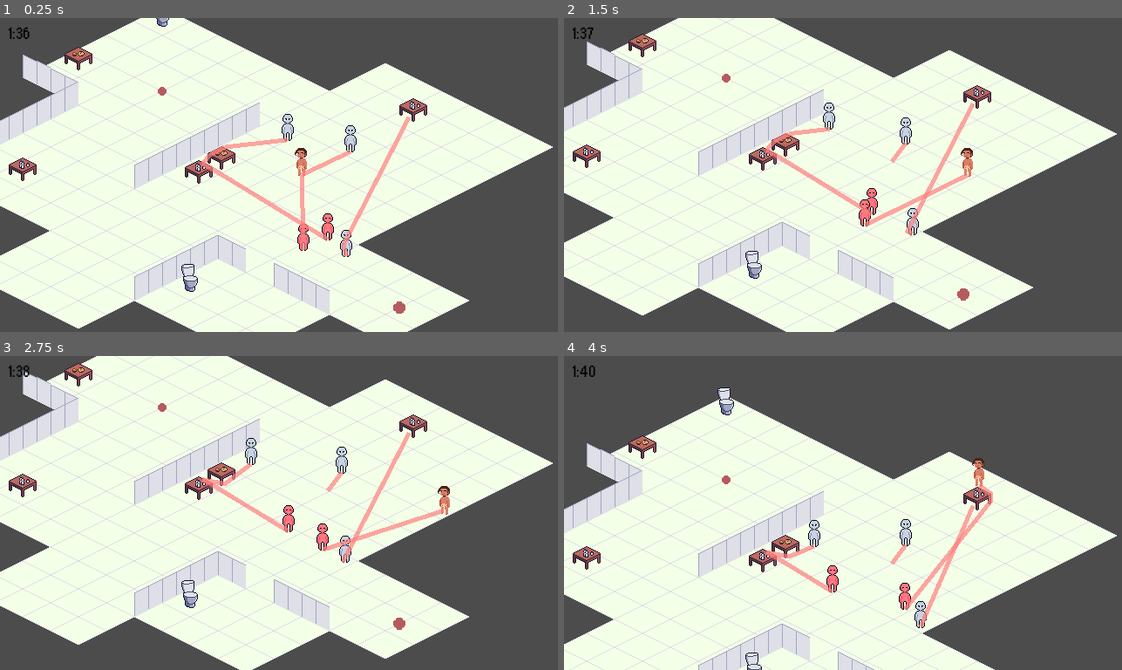
Above: before the commit, frames 1-4 (two rows, left to right).
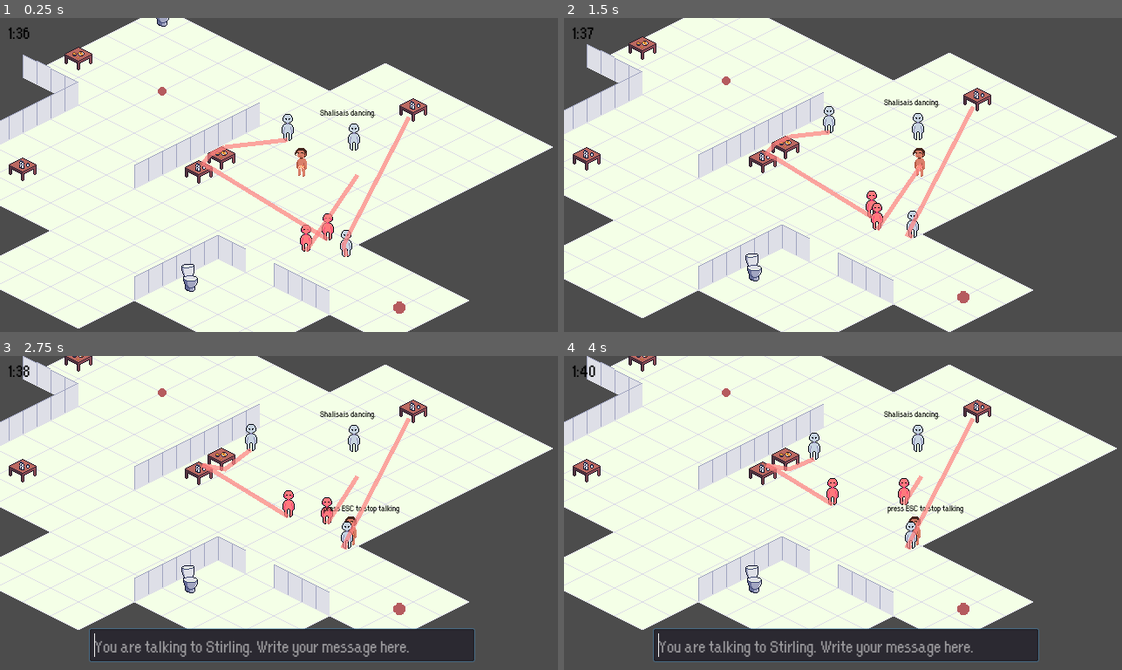
Above: after the commit, the same moments.

Repository: Boffl/language-game-prototype
Game: Godot game, scene res://Party.tscn
Two runs of this game, one before a commit and one after it. Both use one fixed random seed, a clock stepped at 60 frames per second and the inputs below.
Inputs:
- Up to frame 1 (0.25 s): no input
- Up to frame 2 (1.5 s): tap Enter (ui_accept) at 0.5, 0.77 s; hold Right (ui_right) 0.53-1.28 s; hold Down (ui_down) from 1.28 s (still down)
- Up to frame 3 (2.75 s): tap Enter (ui_accept) at 1.52 s; tap Space at 2 s; release Down (ui_down) at 2.03 s; hold Right (ui_right) from 2.03 s (still down)
- Up to frame 4 (4 s): release Right (ui_right) at 2.78 s; hold Up (ui_up) 2.78-3.53 s; tap Enter (ui_accept) at 3.02, 3.77 s; hold Left (ui_left) from 3.53 s (still down)

The runs differ from the first frame. In frame 1, 0.9% of the frame differs, in the area x 53-68%, y 29-75%; in frame 2, 13%; in frame 3, 32%; in frame 4, 56%, in the area x 0-100%, y 0-100%.

Commit message:
added dancefloor, changed main menu, removed old pathfinding

Diff:
--- a/ChatBox/ChatBox.gd
+++ b/ChatBox/ChatBox.gd
@@ -15,13 +15,14 @@
 var color
 var answer
 var prompt
-var player_name = "Nikolaj"
+var player_name = GlobalSettings.player_name
 
 
 signal request_finished
 
 var url = "https://api.openai.com/v1/completions"
-var gpt3_key = OS.get_environment("API_KEY")
+#var gpt3_key = OS.get_environment("API_KEY")
+var gpt3_key = GlobalSettings.api_key
 var api_key_request = "Authorization: Bearer " + gpt3_key
 var parameters
 var gpt3_prompt
--- a/MainMenu/MainMenu.gd
+++ b/MainMenu/MainMenu.gd
@@ -28,4 +28,14 @@
 
 func _on_StartButton_pressed():
 	# starts Party scene
+	print("Start Party")
 	get_tree().change_scene("res://Party.tscn")
+
+
+func _on_Name_text_changed(new_text):
+	GlobalSettings.player_name = new_text
+
+
+
+func _on_APIKey_text_changed(new_text):
+	GlobalSettings.api_key = new_text
--- a/MainMenu/MainMenu.tscn
+++ b/MainMenu/MainMenu.tscn
@@ -15,6 +15,10 @@
 size = 22
 font_data = ExtResource( 1 )
 
+[sub_resource type="DynamicFont" id=4]
+size = 22
+font_data = ExtResource( 1 )
+
 [node name="MainMenu" type="Control"]
 margin_right = 40.0
 margin_bottom = 40.0
@@ -27,9 +31,9 @@
 
 [node name="TitleText" type="Label" parent="."]
 margin_left = 206.0
-margin_top = 57.0
+margin_top = 1.0
 margin_right = 434.0
-margin_bottom = 111.0
+margin_bottom = 55.0
 custom_fonts/font = SubResource( 1 )
 text = "Party Simulator"
 
@@ -39,9 +43,9 @@
 
 [node name="VBoxContainer" type="VBoxContainer" parent="CenterContainer"]
 margin_left = 246.0
-margin_top = 117.0
+margin_top = 59.0
 margin_right = 393.0
-margin_bottom = 243.0
+margin_bottom = 301.0
 
 [node name="StartButton" type="Button" parent="CenterContainer/VBoxContainer"]
 margin_right = 147.0
@@ -73,10 +77,34 @@
 value = 1.0
 ticks_on_borders = true
 
-[node name="Name" type="LineEdit" parent="CenterContainer/VBoxContainer"]
+[node name="Name2" type="Label" parent="CenterContainer/VBoxContainer"]
 margin_top = 102.0
 margin_right = 147.0
-margin_bottom = 126.0
+margin_bottom = 129.0
+custom_fonts/font = SubResource( 3 )
+text = "Name:"
+
+[node name="Name" type="LineEdit" parent="CenterContainer/VBoxContainer"]
+margin_top = 133.0
+margin_right = 147.0
+margin_bottom = 170.0
+custom_fonts/font = SubResource( 4 )
+text = "Nikolaj"
+
+[node name="APILabel" type="Label" parent="CenterContainer/VBoxContainer"]
+margin_top = 174.0
+margin_right = 147.0
+margin_bottom = 201.0
+custom_fonts/font = SubResource( 3 )
+text = "Enter your API-key:"
+
+[node name="APIKey" type="LineEdit" parent="CenterContainer/VBoxContainer"]
+margin_top = 205.0
+margin_right = 147.0
+margin_bottom = 242.0
+custom_fonts/font = SubResource( 4 )
 
 [connection signal="pressed" from="CenterContainer/VBoxContainer/StartButton" to="." method="_on_StartButton_pressed"]
 [connection signal="value_changed" from="CenterContainer/VBoxContainer/CenterContainer/VBoxContainer/GuestSlider" to="." method="_on_GuestSlider_value_changed"]
+[connection signal="text_changed" from="CenterContainer/VBoxContainer/Name" to="." method="_on_Name_text_changed"]
+[connection signal="text_changed" from="CenterContainer/VBoxContainer/APIKey" to="." method="_on_APIKey_text_changed"]
--- a/MainMenu/global_settings.gd
+++ b/MainMenu/global_settings.gd
@@ -7,3 +7,4 @@
 
 var nr_of_guests = 5
 var player_name = "Nikolaj"
+var api_key = ""
--- /dev/null
+++ b/Objects/Furniture/DanceFloor.tscn
@@ -0,0 +1,18 @@
+[gd_scene load_steps=2 format=2]
+
+[ext_resource path="res://Assets/Walls_Floors/Basic_Floor_Tile.png" type="Texture" id=1]
+
+[node name="DanceFloor" type="StaticBody2D" groups=["dancefloors"]]
+z_index = -1
+
+[node name="Sprite" type="Sprite" parent="."]
+texture = ExtResource( 1 )
+
+[node name="CollisionPolygon2D" type="CollisionPolygon2D" parent="."]
+scale = Vector2( 0.1875, 0.239583 )
+polygon = PoolVector2Array( 0, 0, 0, 0, 0, -6, 0, 0, 0, 0, 0, 0 )
+
+[node name="InteractionArea" type="Area2D" parent="."]
+
+[node name="CollisionPolygon2D" type="CollisionPolygon2D" parent="InteractionArea"]
+polygon = PoolVector2Array( 0, -16, -32, 0, 0, 16, 32, 0 )
--- a/Party.gd
+++ b/Party.gd
@@ -53,9 +53,6 @@
 	# set nr of guests
 	get_node("UI/StatsLabel").set_text("NR OF GUESTS: " + str(get_tree().get_nodes_in_group("bots").size()))
 
-	# pathfinding
-	pathfinding.create_navigation_map(walkable_tiles)
-
 
 
 func _physics_process(delta):
--- a/Party.tscn
+++ b/Party.tscn
@@ -14,7 +14,7 @@
 [ext_resource path="res://Objects/Furniture/Toilet.tscn" type="PackedScene" id=12]
 [ext_resource path="res://Objects/Furniture/WaterTable.tscn" type="PackedScene" id=13]
 [ext_resource path="res://Objects/Furniture/FoodTable.tscn" type="PackedScene" id=14]
-[ext_resource path="res://Pathfinding/Pathfinding.gd" type="Script" id=15]
+[ext_resource path="res://Objects/Furniture/DanceFloor.tscn" type="PackedScene" id=15]
 [ext_resource path="res://Objects/Furniture/ExitBeacon.tscn" type="PackedScene" id=16]
 
 [sub_resource type="TileSet" id=2]
@@ -128,7 +128,6 @@
 script = ExtResource( 11 )
 
 [node name="Pathfinding" type="Node2D" parent="."]
-script = ExtResource( 15 )
 
 [node name="Rooms" type="StaticBody2D" parent="."]
 
@@ -323,6 +322,18 @@
 [node name="Toilet3" parent="YSort/Furniture" instance=ExtResource( 16 )]
 position = Vector2( 528, 280 )
 
+[node name="DanceFloor" parent="YSort/Furniture" instance=ExtResource( 15 )]
+position = Vector2( 480, 96 )
+
+[node name="DanceFloor2" parent="YSort/Furniture" instance=ExtResource( 15 )]
+position = Vector2( 512, 112 )
+
+[node name="DanceFloor3" parent="YSort/Furniture" instance=ExtResource( 15 )]
+position = Vector2( 448, 112 )
+
+[node name="DanceFloor4" parent="YSort/Furniture" instance=ExtResource( 15 )]
+position = Vector2( 480, 128 )
+
 [node name="BotPath" type="Path2D" parent="YSort"]
 curve = SubResource( 4 )
 
--- a/PartyGuest/PartyGuest.gd
+++ b/PartyGuest/PartyGuest.gd
@@ -181,11 +181,15 @@
 		message = guest_name + " is going to the toilet."
 		wait_time = current_action.effect(self)
 
-
+	#FoodTable
 	if interaction_object.is_in_group("foodtables"):
 		message = guest_name + " is eating something."
 		wait_time = current_action.effect(self)
 
+	#DanceFloor
+	if interaction_object.is_in_group("dancefloors"):
+		message = guest_name + "is dancing."
+		wait_time = current_action.effect(self)
 
 	if interaction_object.is_in_group("player"):
 		wait_time = current_action.effect(self)
@@ -219,6 +223,8 @@
 		target_object = 'watertables'
 	elif action_name == "vomit":
 		target_object = 'toilets'
+	elif action_name == "dance":
+		target_object = "dancefloors"
 	elif action_name == "leave":
 		target_object = 'exits'
 	else:
--- a/project.godot
+++ b/project.godot
@@ -9,11 +9,6 @@
 config_version=4
 
 _global_script_classes=[ {
-"base": "Node2D",
-"class": "Pathfinding",
-"language": "GDScript",
-"path": "res://Pathfinding/Pathfinding.gd"
-}, {
 "base": "Node2D",
 "class": "dance",
 "language": "GDScript",
@@ -75,7 +70,6 @@
 "path": "res://PartyGuest/Actions/wait.gd"
 } ]
 _global_script_class_icons={
-"Pathfinding": "",
 "dance": "",
 "drink_alc": "",
 "drink_water": "",
Not shown: 1 places in MainMenu/MainMenu.tscn that only renumber resources
